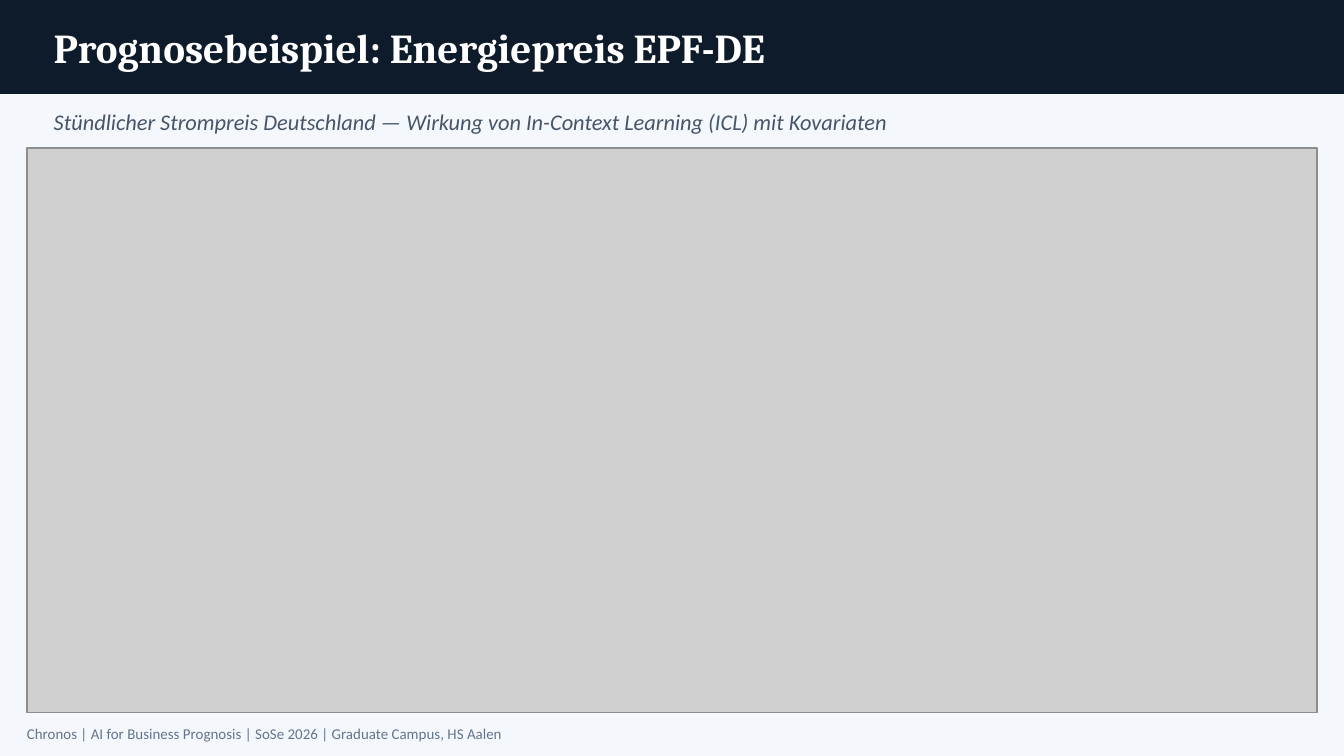
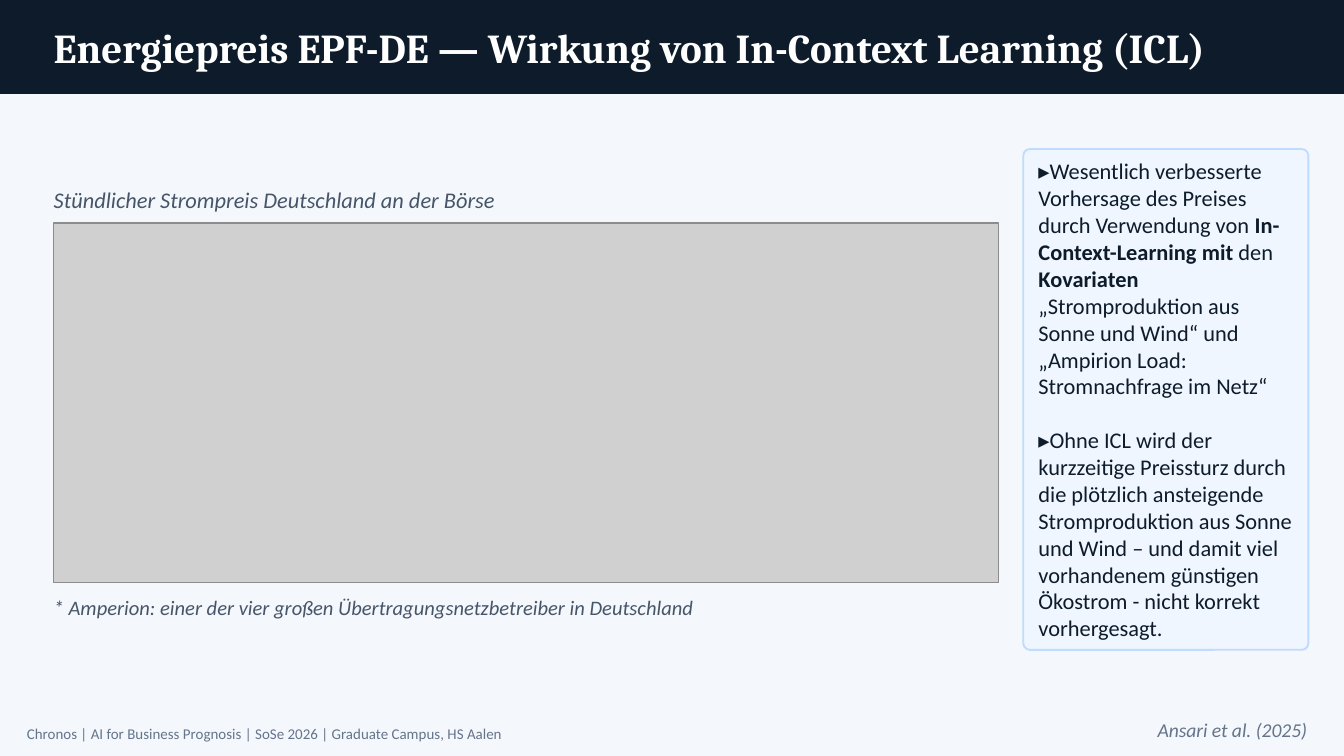
Before and after one commit to KaiSteffen/Business-Prognosis, a slide deck: slide 22 of chronos/presentation/Chronos_Praesentation.pptx (slide 33 before the commit). Drawn at 1344x756 pixels with LibreOffice and Linux fonts; fonts in the diff are those of the drawing; grey boxes stand for pictures. Boxes give left, top, right and bottom in pixels: in the first picture for what was removed or moved away, otherwise in the second. Text is boxed around its words. In the diff, an @@ line names an element or a change of style, - is before the commit and + after.

```diff
--- a/chronos/presentation/Chronos_Praesentation.pptx
+++ b/chronos/presentation/Chronos_Praesentation.pptx
@@ text at (54,33,1205,72): text changed @@
-Prognosebeispiel: Energiepreis EPF-DE
+Energiepreis EPF-DE — Wirkung von In-Context Learning (ICL)
@@ picture removed at (27,148,1317,712) @@
@@ rounded rectangle added at (1023,149,1308,650), fill #EFF6FF, outline #BFDBFE 1 pt, 12 pt, text #0D1B2A @@
+▸Wesentlich verbesserte Vorhersage des Preises durch Verwendung von In-Context-Learning mit den Kovariaten „Stromproduktion aus Sonne und Wind“ und „Ampirion Load: Stromnachfrage im Netz“
+▸Ohne ICL wird der kurzzeitige Preissturz durch die plötzlich ansteigende Stromproduktion aus Sonne und Wind – und damit viel vorhandenem günstigen Ökostrom - nicht korrekt vorhergesagt.
@@ text at (54,192,495,212): text changed @@
-Stündlicher Strompreis Deutschland — Wirkung von In-Context Learning (ICL) mit Kovariaten
+Stündlicher Strompreis Deutschland an der Börse
@@ picture added at (54,223,999,582) @@
@@ text added at (69,598,693,619), 11 pt, text #475569, italic @@
+* Amperion: einer der vier großen Übertragungsnetzbetreiber in Deutschland
@@ text added at (1158,723,1307,740), 10.5 pt, text #64748B, italic @@
+Ansari et al. (2025)
```
Also in this commit, not shown: 14 other slides changed, 12 slides added, 24 slides removed.
